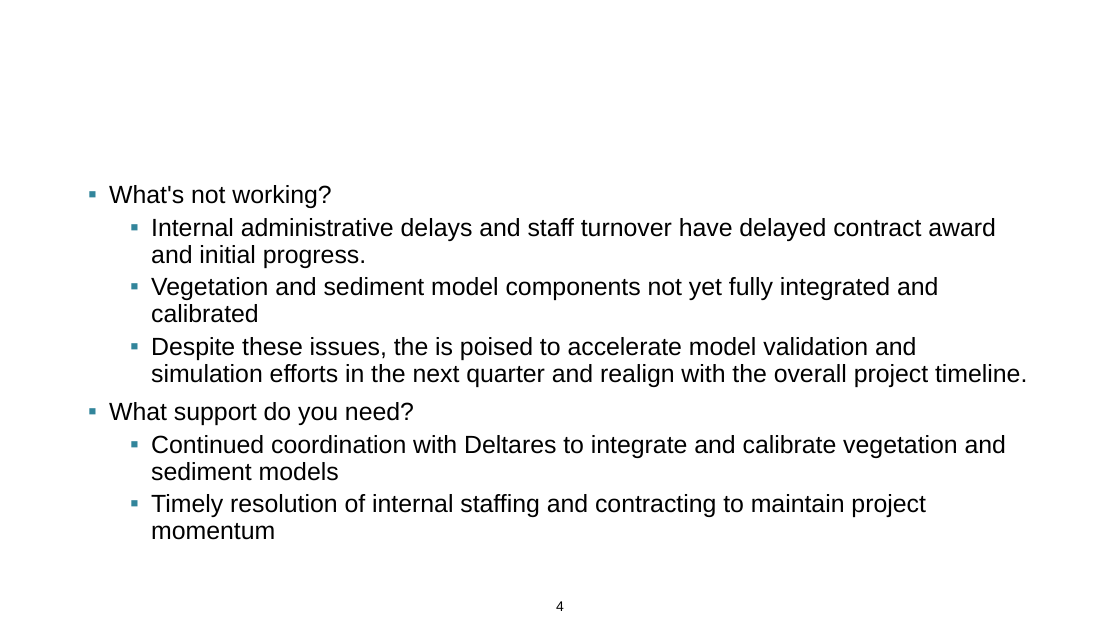
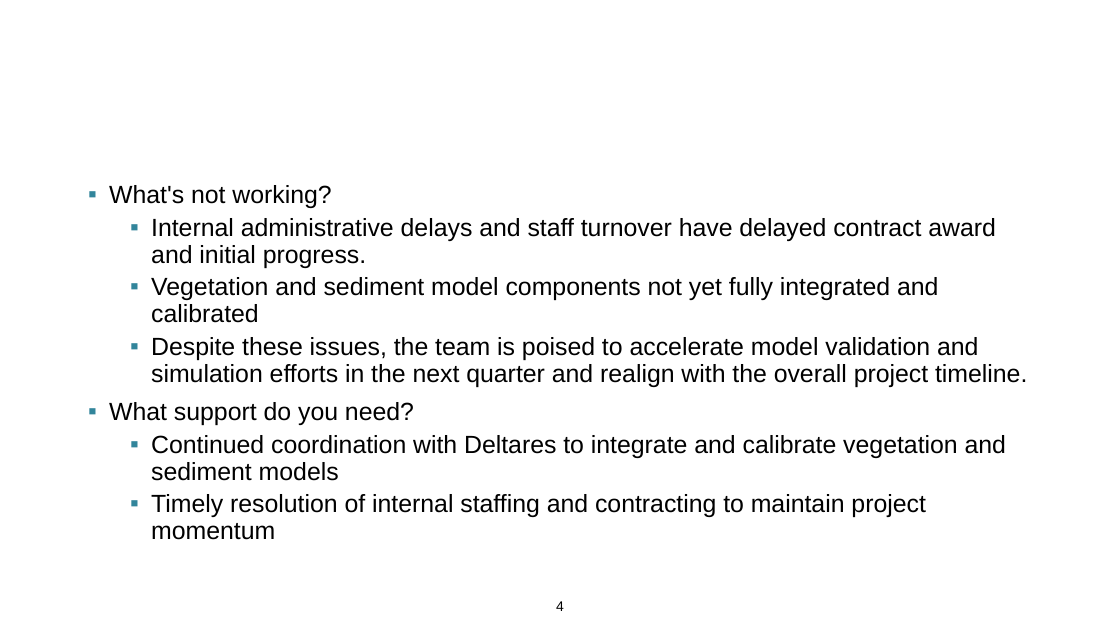
Before and after one commit to EcohydrologyTeam/Presentations, a slide deck: slide 4 of 2025/2025-06-05 ESTCP Salt Marsh Modeling/NH ESTCP IPR Presentation 2025.pptx. Drawn at 1120x630 pixels with LibreOffice and Linux fonts; fonts in the diff are those of the drawing; background and template pictures are left out. Boxes give left, top, right and bottom in pixels: in the first picture for what was removed or moved away, otherwise in the second. Text is boxed around its words. In the diff, an @@ line names an element or a change of style, - is before the commit and + after.

```diff
--- a/2025/2025-06-05 ESTCP Salt Marsh Modeling/NH ESTCP IPR Presentation 2025.pptx
+++ b/2025/2025-06-05 ESTCP Salt Marsh Modeling/NH ESTCP IPR Presentation 2025.pptx
@@ text at box(151, 337, 1027, 387): text changed @@
-  ▪ Despite these issues, the is poised to accelerate model validation and simulation efforts in the next quarter and realign with the overall project timeline.
+  ▪ Despite these issues, the team is poised to accelerate model validation and simulation efforts in the next quarter and realign with the overall project timeline.
```
Also in this commit, not shown: 4 other slides changed.
